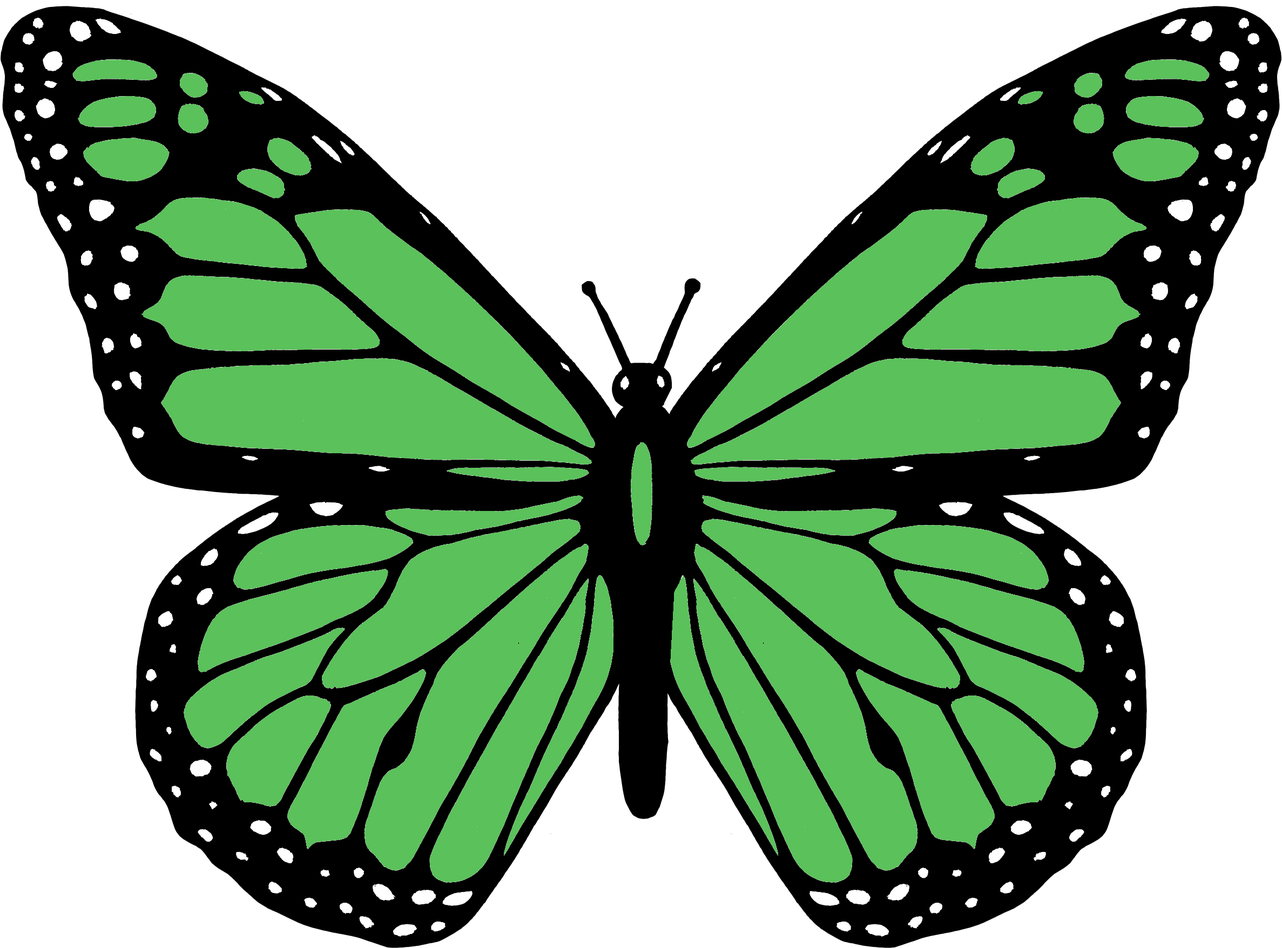
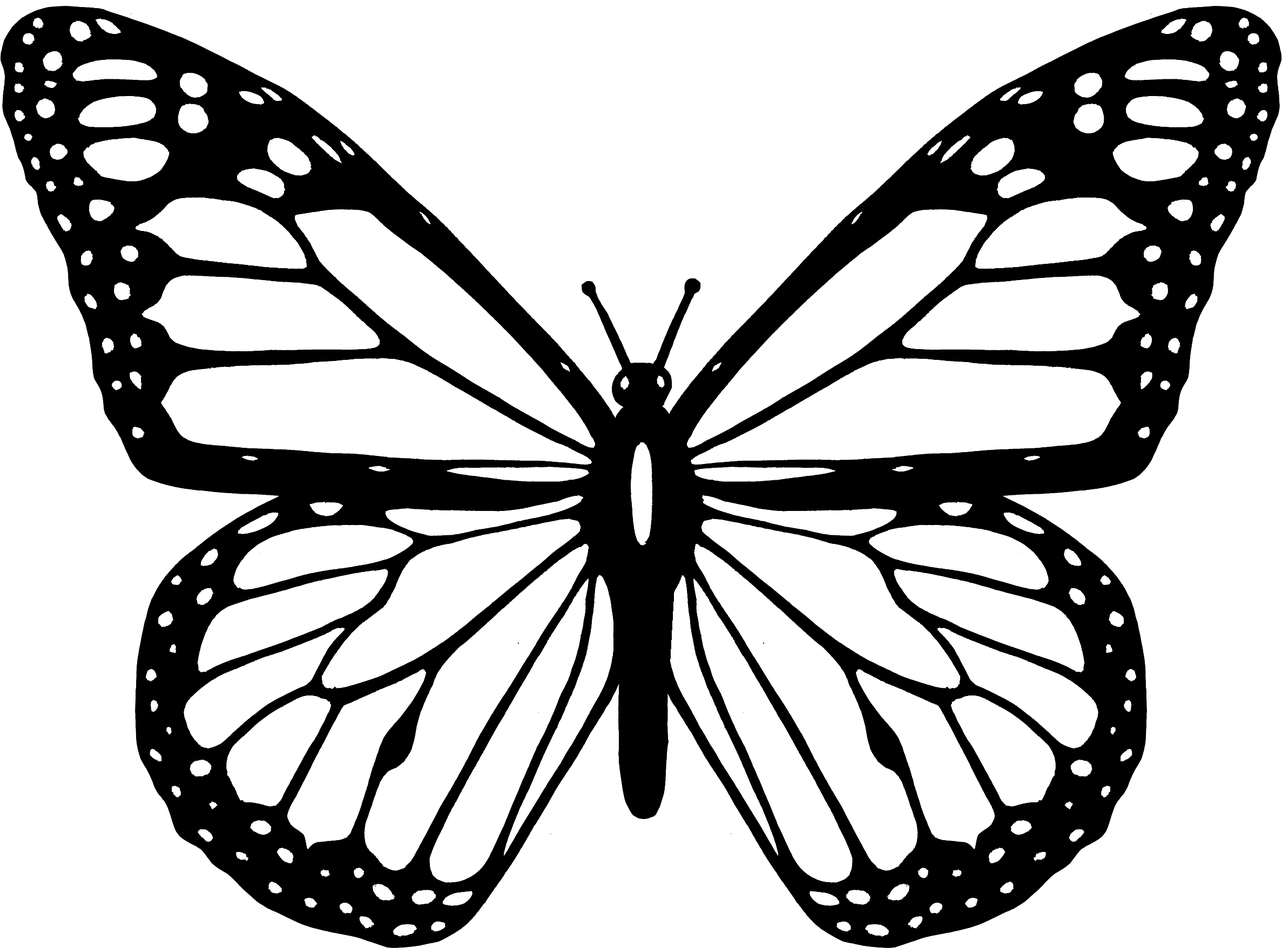
Two versions of the same layered image (1282x948). Layer-by-layer changes:
added group "Butterfly_White" with 3 layers above "Butterfly_Green" over [0, 5, 1282, 948]
added layer "Butterfly_White_Body" in group "Butterfly_White" over [580, 278, 704, 820]
added layer "Butterfly_White_WingRight" in group "Butterfly_White" over [662, 5, 1282, 948]
added layer "Butterfly_White_WingLeft" in group "Butterfly_White" over [0, 5, 620, 948]
